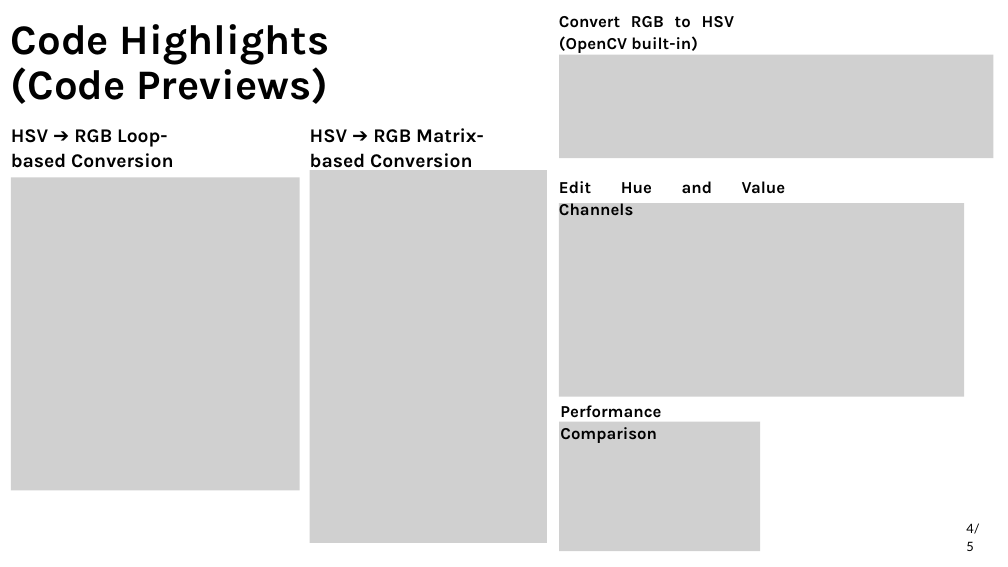
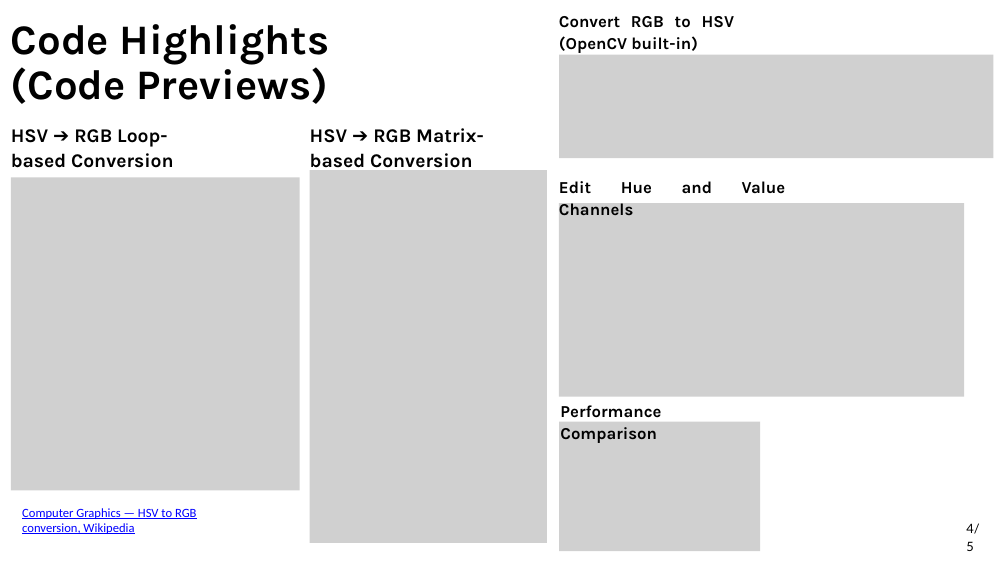
Before and after one commit to aaref5720/HSV-Adjustment-Tool, a slide deck: slide 5 of Presentation.pptx. Drawn at 1008x567 pixels with LibreOffice and Linux fonts; fonts in the diff are those of the drawing; grey boxes stand for pictures. Boxes give left, top, right and bottom in pixels: in the first picture for what was removed or moved away, otherwise in the second. Text is boxed around its words. In the diff, an @@ line names an element or a change of style, - is before the commit and + after.

Commit message:
Presentation Updates

```diff
--- a/Presentation.pptx
+++ b/Presentation.pptx
@@ text added at bbox=[22, 508, 197, 534], 18 pt, text #0000FF, underline @@
+Computer Graphics — HSV to RGB conversion, Wikipedia
```
Also in this commit, not shown: 1 other file.
